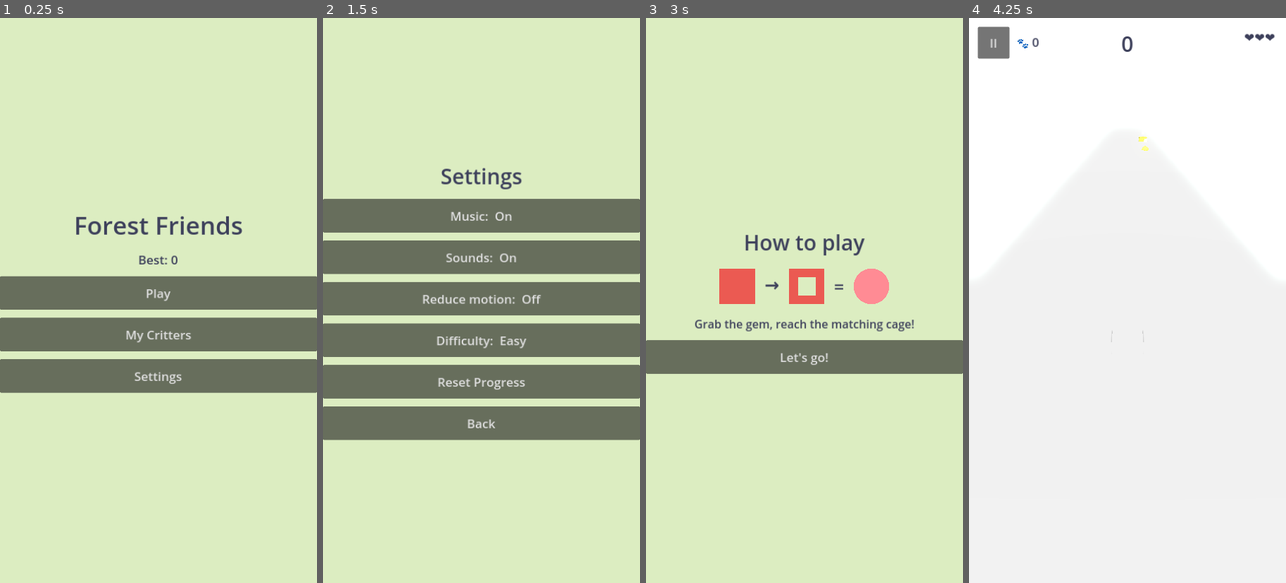
Above: before the commit, frames 1-4 (left to right).
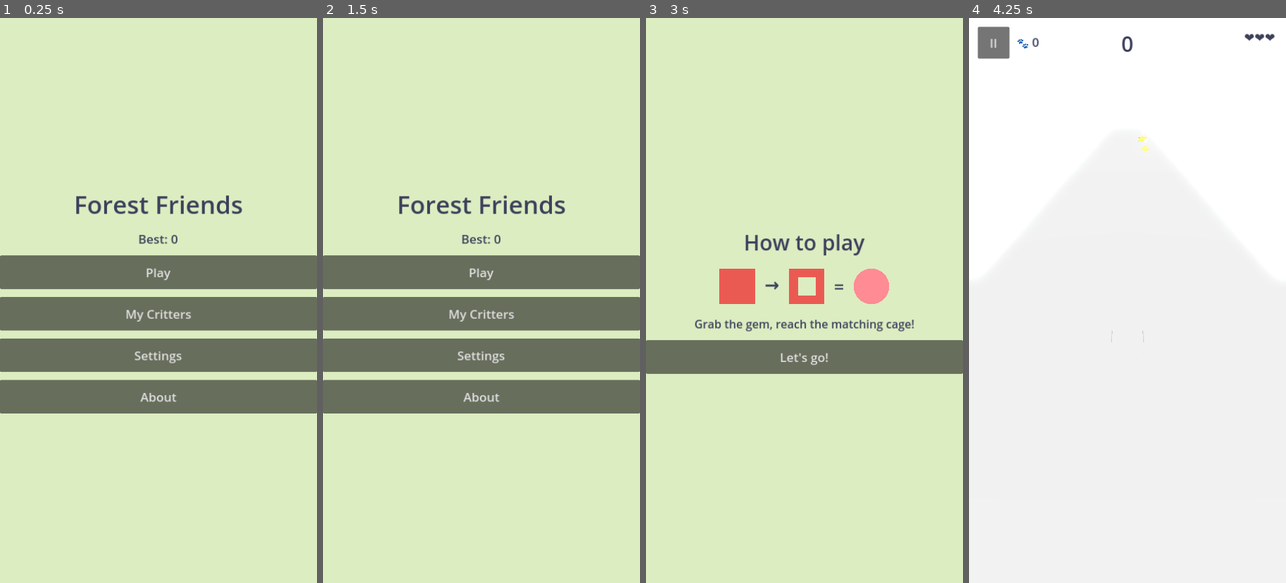
Above: after the commit, the same moments.

Repository: Wrexist/Runner
Game: Godot game, scene res://scenes/Main.tscn
Two runs of this game, one before a commit and one after it. Both use one fixed random seed, a clock stepped at 60 frames per second and the inputs below.
Inputs (mouse positions are in pixels of both pictures, inside the frame that each line leads up to):
- Up to frame 1 (0.25 s): no input
- Up to frame 2 (1.5 s): click (481, 396) at 0.5 s, where only the run after the commit has a clickable "About"; click (481, 362) at 1.25 s, where only the run after the commit has a clickable "Back"
- Up to frame 3 (3 s): click (804, 424) at 2 s, where only the run before the commit has a clickable "Back"; click "Play" at 2.75 s
- Up to frame 4 (4.25 s): click "Let's go!" at 3.5 s

The runs differ from the first frame. In frame 1, 16% of the frame differs, in the area x 0-100%, y 31-70%; in frame 2, 25%, in the area x 0-100%, y 26-75%; in frame 3, less than 0.1%; in frame 4, nothing differs.

Commit message:
feat(ui): add About/Credits screen (privacy promise + data-driven attribution)
- New UIScreens.About reachable from Start: shows app name + version, a plain
  "No ads. No tracking. We never collect your data." promise (mirrors the
  local-only SaveManager / no-SDK reality), a Godot/MIT credit, and a scrollable
  asset-credits list.
- Credits are DATA: optional `credits[]` in theme.json (string or
  {asset, author, license}) so each reskin carries its own attribution; any
  CC-BY asset must be listed. Documented in themes/CLAUDE.md; added empty
  arrays to forest + space.
- _credit_line formatter tolerates strings and partial dicts.
- Wire about_pressed through UIManager; add project version 1.0.
- Tests: _test_about_screen (builds + formatter cases). TESTS: ALL PASS.
- Tick off the two now-done Phase 1 items in LAUNCH_PLAN.

Diff:
--- a/core/UIManager.gd
+++ b/core/UIManager.gd
@@ -40,7 +40,13 @@
 	s.play_pressed.connect(_on_play_pressed)
 	s.settings_pressed.connect(func(): _show_settings(_show_start))
 	s.album_pressed.connect(_show_album)
+	s.about_pressed.connect(_show_about)
 	_show(s)
+
+func _show_about() -> void:
+	var a := UILayer.make_about()
+	a.closed.connect(_show_start)
+	_show(a)
 
 ## First-ever Play shows a one-time "how to play" card; afterward it plays directly.
 func _on_play_pressed() -> void:
--- a/project.godot
+++ b/project.godot
@@ -8,6 +8,7 @@
 [application]
 
 config/name="Critter Dash"
+config/version="1.0"
 config/description="A gentle, reskinnable lane-based rescue runner for kids."
 run/main_scene="res://scenes/Main.tscn"
 config/features=PackedStringArray("4.3", "Mobile")
--- a/tests/Tests.gd
+++ b/tests/Tests.gd
@@ -32,6 +32,7 @@
 	_test_save_unlocks()
 	_test_difficulty()
 	_test_iap_and_reset()
+	_test_about_screen()
 
 func _test_theme() -> void:
 	_check("theme loaded (lanes present)", ThemeManager.get_val("lanes", -1) != -1)
@@ -122,3 +123,17 @@
 	_check("reset clears lifetime stat", SaveManager.lifetime_rescued == 0)
 	_check("reset keeps IAP entitlement", SaveManager.all_unlocked_iap)
 	SaveManager.all_unlocked_iap = false
+
+## The About screen builds from theme data; verify it constructs without error
+## and that the credits formatter handles strings, dicts, and partial dicts.
+func _test_about_screen() -> void:
+	var about := UIScreens.make_about()
+	_check("About screen builds", about != null and about.get_child_count() > 0)
+	about.free()
+	_check("credit_line passes a string through",
+		UIScreens._credit_line("Kenney") == "Kenney")
+	_check("credit_line formats a full dict",
+		UIScreens._credit_line({"asset": "fox.glb", "author": "Quaternius", "license": "CC0"})
+			== "fox.glb — Quaternius  (CC0)")
+	_check("credit_line tolerates a partial dict",
+		UIScreens._credit_line({"author": "Kenney"}) == "Kenney")
--- a/themes/forest/theme.json
+++ b/themes/forest/theme.json
@@ -62,5 +62,6 @@
     "rescue": "res://themes/forest/audio/rescue.ogg",
     "gem_pickup": "res://themes/forest/audio/gem.ogg",
     "miss": "res://themes/forest/audio/miss.ogg"
-  }
+  },
+  "credits": []
 }
--- a/themes/space/theme.json
+++ b/themes/space/theme.json
@@ -62,5 +62,6 @@
     "rescue": "res://themes/space/audio/rescue.ogg",
     "gem_pickup": "res://themes/space/audio/gem.ogg",
     "miss": "res://themes/space/audio/miss.ogg"
-  }
+  },
+  "credits": []
 }
--- a/ui/UIScreens.gd
+++ b/ui/UIScreens.gd
@@ -39,6 +39,7 @@
 	signal play_pressed
 	signal settings_pressed
 	signal album_pressed
+	signal about_pressed
 	func _build() -> void:
 		add_child(UIScreens._bg())
 		var col := UIScreens._column()
@@ -55,6 +56,9 @@
 		var settings := UIScreens._button("Settings")
 		settings.pressed.connect(func(): settings_pressed.emit())
 		col.add_child(settings)
+		var about := UIScreens._button("About")
+		about.pressed.connect(func(): about_pressed.emit())
+		col.add_child(about)
 		add_child(col)
 
 static func make_start_screen() -> StartScreen:
@@ -390,3 +394,63 @@
 	var s := Tutorial.new()
 	s._build()
 	return s
+
+# ---------------------------------------------------------------- About / Credits
+## Reachable from Start. Two jobs: (1) reassure parents — this app collects no
+## data, has no ads, no tracking (a truthful Kids-Category selling point), and
+## (2) credit third-party assets. Credits are DATA: each theme may list its asset
+## authors under an optional `credits` array in theme.json, so a reskin carries
+## its own attribution. Any CC-BY asset MUST appear here; CC0 is welcome too.
+class About extends Control:
+	signal closed
+	func _build() -> void:
+		add_child(UIScreens._bg())
+		var col := UIScreens._column()
+		col.add_child(UIScreens._label("About", 48))
+		col.add_child(UIScreens._label("%s  v%s" % [
+			ThemeManager.display_name(),
+			str(ProjectSettings.get_setting("application/config/version", "1.0"))], 26))
+		# Privacy promise, in plain words. Mirrors the real behavior: SaveManager
+		# is local-only and there are no SDKs/network calls.
+		col.add_child(UIScreens._label("No ads. No tracking.\nWe never collect your data.", 24))
+		col.add_child(UIScreens._label("Made with Godot Engine (MIT)", 20))
+		var credits: Array = ThemeManager.get_val("credits", [])
+		if not credits.is_empty():
+			col.add_child(UIScreens._label("Art & sound", 26))
+			# Scroll so a long credits list stays usable on a small phone screen.
+			var scroll := ScrollContainer.new()
+			scroll.custom_minimum_size = Vector2(360, 220)
+			scroll.horizontal_scroll_mode = ScrollContainer.SCROLL_MODE_DISABLED
+			scroll.size_flags_horizontal = Control.SIZE_SHRINK_CENTER
+			var list := VBoxContainer.new()
+			list.add_theme_constant_override("separation", 8)
+			for entry in credits:
+				list.add_child(UIScreens._label(UIScreens._credit_line(entry), 18))
+			scroll.add_child(list)
+			col.add_child(scroll)
+		var back := UIScreens._button("Back")
+		back.pressed.connect(func(): closed.emit())
+		col.add_child(back)
+		add_child(col)
+
+## Format one credits entry. Accepts a plain string, or a dict with any of
+## {asset/name, author/by, license, source/url} — all fields optional.
+static func _credit_line(entry: Variant) -> String:
+	if entry is String:
+		return entry
+	if entry is Dictionary:
+		var what := str(entry.get("asset", entry.get("name", "")))
+		var who := str(entry.get("author", entry.get("by", "")))
+		var lic := str(entry.get("license", ""))
+		var line := what
+		if who != "":
+			line += (" — " if line != "" else "") + who
+		if lic != "":
+			line += "  (%s)" % lic
+		return line if line != "" else "—"
+	return str(entry)
+
+static func make_about() -> About:
+	var s := About.new()
+	s._build()
+	return s
Not shown, changed: docs/LAUNCH_PLAN.md
Not shown, changed: themes/CLAUDE.md
